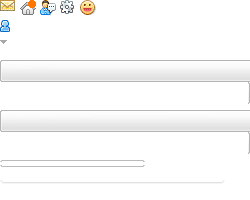
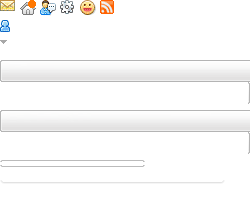
Revision of a layered 250×200 image; what changed, layer by layer:
added layer "图层 9" above "图层 8" over (100, 0, 114, 14)
